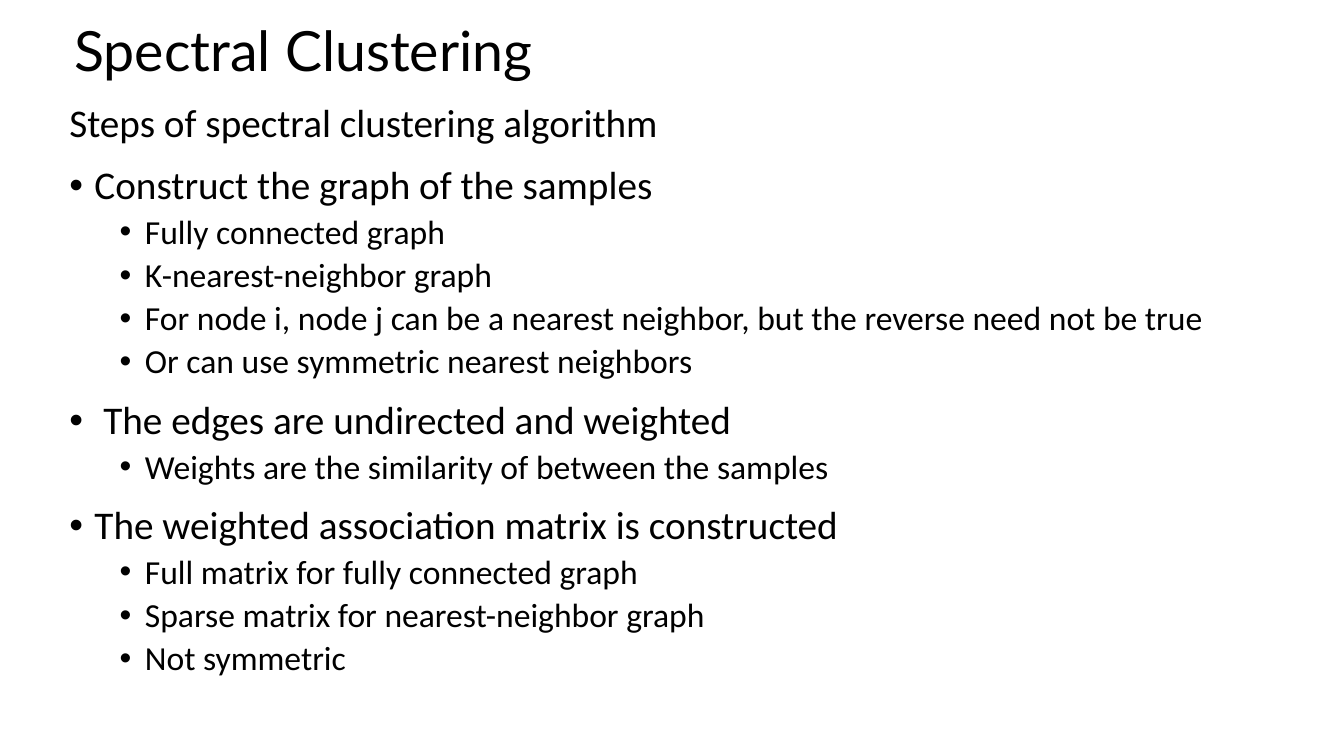
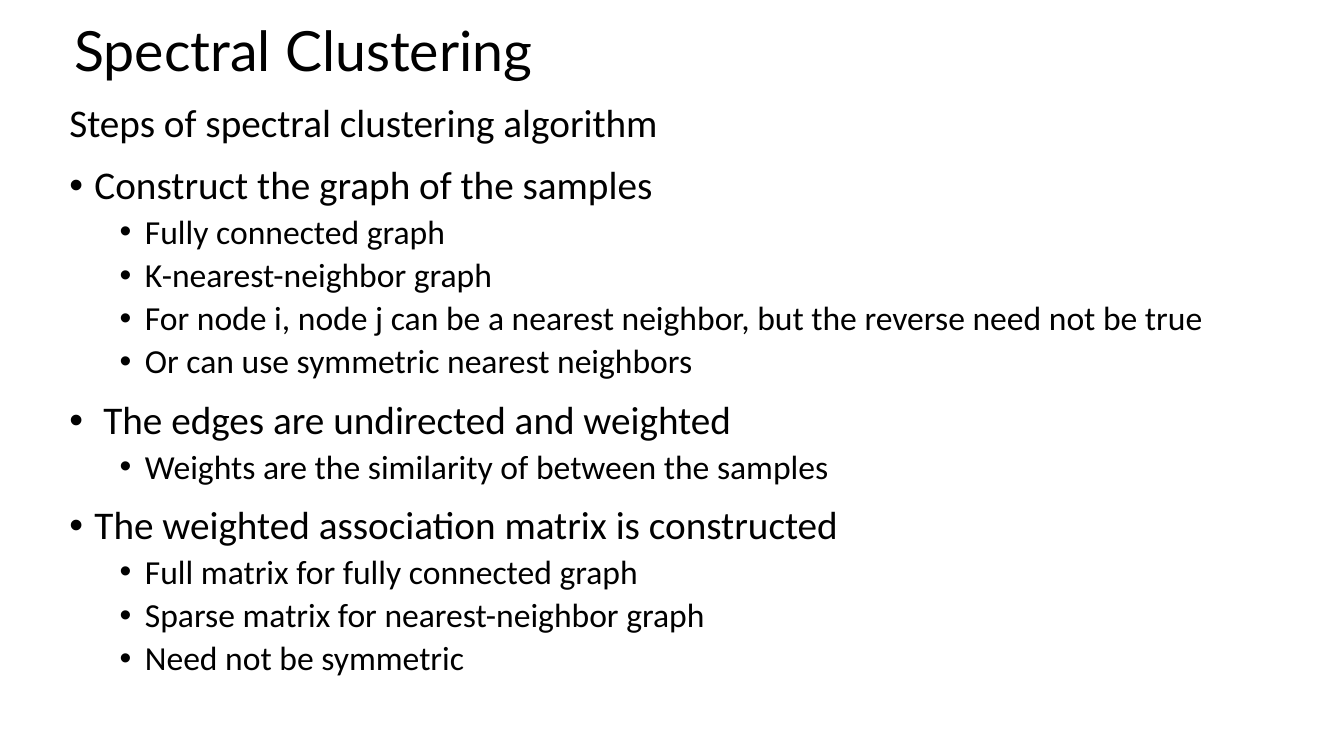
Before and after one commit to StephenElston/CSCI-E-108, a slide deck: slide 67 of slides/6_IntroductionToClustering.pptx (slide 57 before the commit). Drawn at 1344x756 pixels with LibreOffice and Linux fonts; fonts in the diff are those of the drawing. Boxes give left, top, right and bottom in pixels: in the first picture for what was removed or moved away, otherwise in the second. Text is boxed around its words. In the diff, an @@ line names an element or a change of style, - is before the commit and + after.

```diff
--- a/slides/6_IntroductionToClustering.pptx
+++ b/slides/6_IntroductionToClustering.pptx
@@ text at (145,646,464,676): text changed @@
-  • Not symmetric
+  • Need not be symmetric
```
Also in this commit, not shown: 11 other slides changed.
